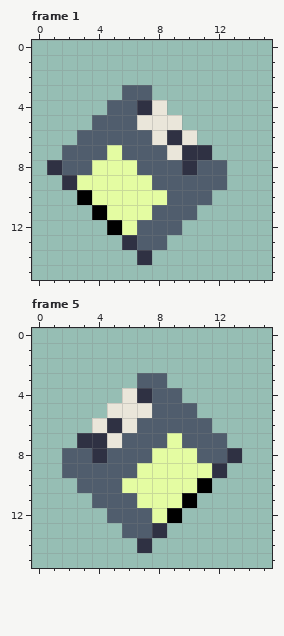
Two versions of one pixel-art file, WIP Assets/disk pickup.aseprite. The picture above was drawn from the file before the commit.
16x16 pixels, 8 frames. Shown: frame 1, frame 5. The commit also changed other frames, which this record leaves out.
After the commit:
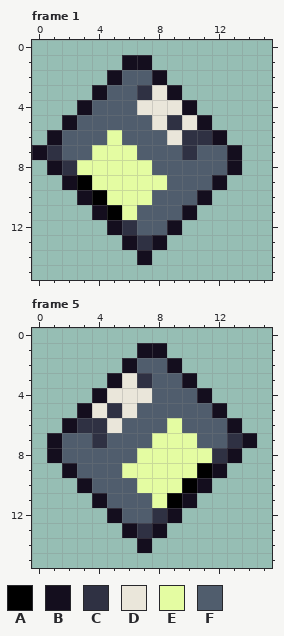
Palette (. is transparent): A #000000  B #140e1e  C #2f3143  D #eae6da  E #e4fca2  F #505d6d
The commit says: floppy pickup outline
The exact change:
Frame 1:
Colour A replaces colour E in row 9 at x 3; in row 10 at x 4; in row 11 at x 5.
Colour B is added in row 1 at x 6 to 7; in row 2 at x 5 and 8; in row 3 at x 4 and 9; in row 4 at x 3 and 10; in row 5 at x 2 and 11; in row 6 at x 1 and 12.
Colour B is added in row 7 at x 0 and 13; in row 8 at x 13.
Colour B replaces colour A in row 10 at x 3; in row 11 at x 4; in row 12 at x 5.
Colour B replaces colour C in row 8 at x 1; in row 9 at x 2; in row 13 at x 6; in row 14 at x 7.
Colour B replaces colour F in row 9 at x 12; in row 10 at x 11; in row 11 at x 10; in row 12 at x 9; in row 13 at x 8.
Colour C is added in row 6 at x 11; in row 7 at x 1.
Colour C replaces colour D in row 5 at x 9; in row 6 at x 10.
Colour C replaces colour E in row 12 at x 6.
Colour C replaces colour F in row 3 at x 7; in row 8 at x 2; in row 13 at x 7.
Colour D is added in row 3 at x 8; in row 4 at x 9; in row 5 at x 10.
Colour D replaces colour C in row 4 at x 7; in row 6 at x 9.
Colour E replaces colour F in row 6 at x 5; in row 7 at x 4 and 6; in row 8 at x 3 and 7; in row 9 at x 8.
Colour F is added in row 2 at x 6 to 7; in row 3 at x 5; in row 4 at x 4; in row 5 at x 3; in row 6 at x 2; in row 7 at x 12.
Colour F replaces colour C in row 7 at x 11; in row 8 at x 10.
Colour F replaces colour D in row 5 at x 7; in row 6 at x 8; in row 7 at x 9.
Colour F replaces colour E in row 10 at x 8; in row 11 at x 7.
Frame 5:
Colour A replaces colour E in row 9 at x 11; in row 10 at x 10; in row 11 at x 9.
Colour B is added in row 1 at x 7 to 8; in row 2 at x 6 and 9; in row 3 at x 5 and 10; in row 4 at x 4 and 11; in row 5 at x 3 and 12; in row 6 at x 2 and 13.
Colour B is added in row 7 at x 1 and 14; in row 8 at x 1.
Colour B replaces colour A in row 10 at x 11; in row 11 at x 10; in row 12 at x 9.
Colour B replaces colour C in row 8 at x 13; in row 9 at x 12; in row 13 at x 8; in row 14 at x 7.
Colour B replaces colour F in row 9 at x 2; in row 10 at x 3; in row 11 at x 4; in row 12 at x 5; in row 13 at x 6.
Colour C is added in row 6 at x 3; in row 7 at x 13.
Colour C replaces colour D in row 5 at x 5; in row 6 at x 4.
Colour C replaces colour E in row 12 at x 8.
Colour C replaces colour F in row 3 at x 7; in row 8 at x 12; in row 13 at x 7.
Colour D is added in row 3 at x 6; in row 4 at x 5; in row 5 at x 4.
Colour D replaces colour C in row 4 at x 7; in row 6 at x 5.
Colour E replaces colour F in row 6 at x 9; in row 7 at x 8 and 10; in row 8 at x 7 and 11; in row 9 at x 6.
Colour F is added in row 2 at x 7 to 8; in row 3 at x 9; in row 4 at x 10; in row 5 at x 11; in row 6 at x 12; in row 7 at x 2.
Colour F replaces colour C in row 7 at x 3; in row 8 at x 4.
Colour F replaces colour D in row 5 at x 7; in row 6 at x 6; in row 7 at x 5.
Colour F replaces colour E in row 10 at x 6; in row 11 at x 7.
